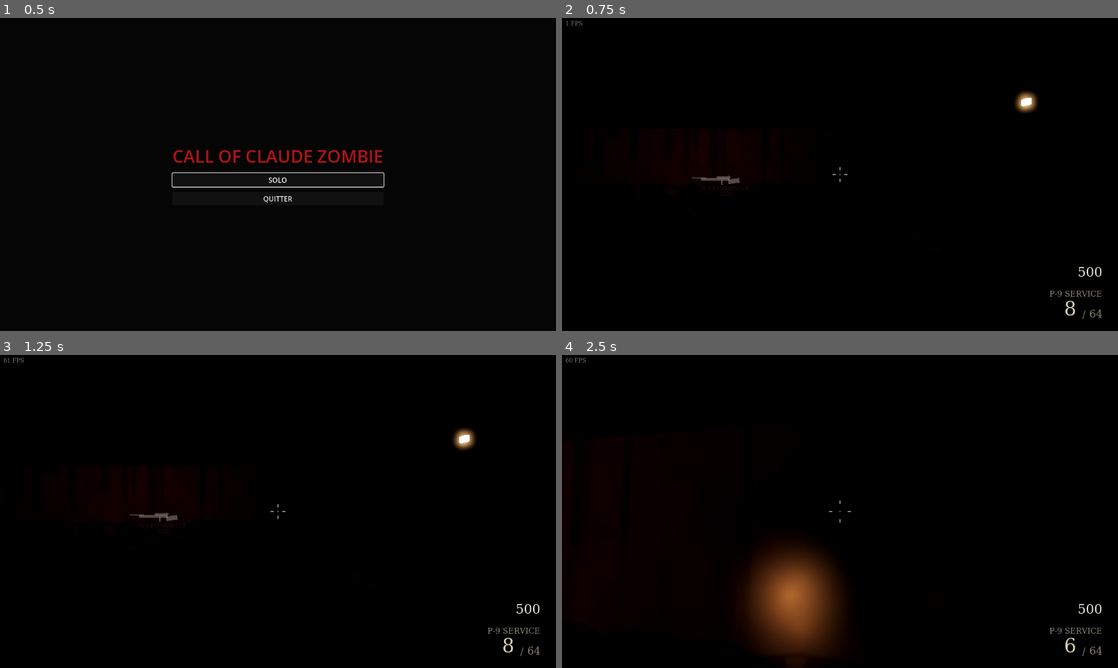
Above: before the commit, frames 1-4 (two rows, left to right).
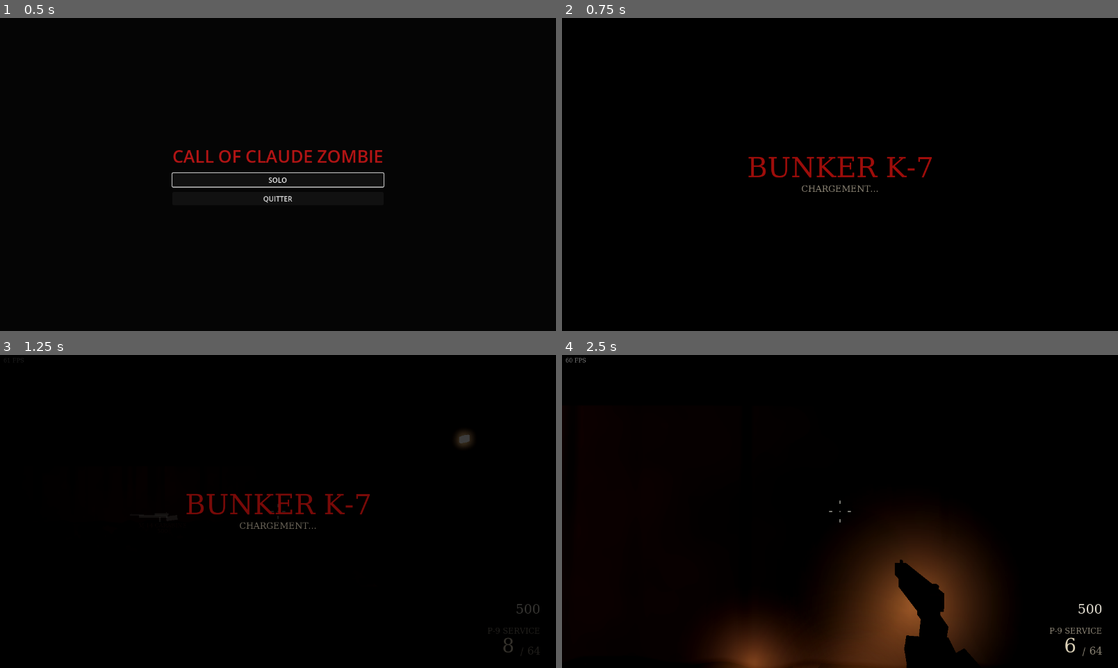
Above: after the commit, the same moments.

Repository: ValentinDelob/Claude-Of-Duty-Zombie
Game: Godot game, scene res://scenes/boot.tscn
Two runs of this game, one before a commit and one after it. Both use one fixed random seed, a clock stepped at 60 frames per second and the inputs below.
Inputs (mouse positions are in pixels of both pictures, inside the frame that each line leads up to):
- Up to frame 1 (0.5 s): no input
- Up to frame 2 (0.75 s): click "SOLO" at 0.5 s
- Up to frame 3 (1.25 s): no input
- Up to frame 4 (2.5 s): move the mouse to (867, 511) at 1.27 s; press the mouse at (867, 511) at 1.28 s; hold W (move_forward) from 1.28 s (still down); tap Space (jump) at 1.52, 2.27 s; move the mouse to (812, 511) at 2.02 s; release the mouse at (812, 511) at 2.03 s; right-click (812, 511) at 2.1 s; click (812, 511) at 2.3 s

Frame 1 is identical in both runs. In frame 2, 1.5% of the frame differs, in the area x 0-98%, y 0-97%; in frame 3, 1.4%; in frame 4, 15%, in the area x 25-78%, y 53-100%.

Commit message:
perf: warm up shaders during loading
- écran de chargement (nom de la carte) pendant la construction de la carte
- Warmup : une caméra temporaire balaie la salle de départ en affichant une
  fois chaque type de matériau (zombie skinné, armes normales et améliorées,
  particules, sang, décalques, joueurs) : plus de chute à 1-2 FPS au début
  de la partie ; pire image après la prise en main : 2-4 ms
- matériau des joueurs partagé
- autotest : ventilation CPU/GPU des images lentes, autotest
  startup_smoothness

Co-Authored-By: Claude Opus 5.5 <noreply@anthropic.com>

Diff:
--- a/scripts/autoload/autotest.gd
+++ b/scripts/autoload/autotest.gd
@@ -13,6 +13,7 @@
 var _frame_ms_max := 0.0
 var _sampling := false
 var _failed := false
+var _t_pre := 0
 
 
 func _ready() -> void:
@@ -23,6 +24,12 @@
 		set_process(false)
 		return
 	active = true
+	RenderingServer.viewport_set_measure_render_time(get_viewport().get_viewport_rid(), true)
+	RenderingServer.frame_pre_draw.connect(func(): _t_pre = Time.get_ticks_usec())
+	RenderingServer.frame_post_draw.connect(func():
+		var d := Time.get_ticks_usec() - _t_pre
+		if d > 15000 and _sampling:
+			print("[prof] rendu de l'image : %.1f ms" % (d / 1000.0)))
 	# Mesure la capacité réelle du GPU, pas la fréquence de l'écran.
 	DisplayServer.window_set_vsync_mode(DisplayServer.VSYNC_DISABLED)
 	process_mode = Node.PROCESS_MODE_ALWAYS
@@ -58,7 +65,8 @@
 func _process(delta: float) -> void:
 	if _sampling:
 		if delta > 0.025:
-			print("[prof] image lente %.1f ms à t=%.2f" % [delta * 1000.0, Time.get_ticks_msec() / 1000.0])
+			var vp := get_viewport().get_viewport_rid()
+			print("[prof] image lente %.1f ms à t=%.2f : process %.1f ms, physique %.1f ms, rendu CPU %.1f ms, GPU %.1f ms, nav %.1f" % [delta * 1000.0, Time.get_ticks_msec() / 1000.0, Performance.get_monitor(Performance.TIME_PROCESS) * 1000.0, Performance.get_monitor(Performance.TIME_PHYSICS_PROCESS) * 1000.0, RenderingServer.viewport_get_measured_render_time_cpu(vp), RenderingServer.viewport_get_measured_render_time_gpu(vp), Performance.get_monitor(Performance.TIME_NAVIGATION_PROCESS) * 1000.0])
 		_fps_samples.append(1.0 / maxf(delta, 0.0001))
 		_frame_ms_max = maxf(_frame_ms_max, delta * 1000.0)
 
--- a/scripts/game/game.gd
+++ b/scripts/game/game.gd
@@ -67,6 +67,12 @@
 		Net.all_loaded.connect(_on_all_loaded)
 		combat.player_fell.connect(_on_player_fell)
 	Audio.play_music("ambience_bunker", -6.0, 3.0)
+	hud.show_loading(map_def.display_name)
+	var spawns: Array = map_data.markers.get(map_def.player_spawn_marker(), [])
+	var warm_at := MapData.cell_to_world(spawns[0]) if not spawns.is_empty() else Vector3(2, 0, 2)
+	var t0 := Time.get_ticks_msec()
+	await Warmup.run(self, warm_at)
+	print("[Game] préchauffage des shaders : %d ms" % (Time.get_ticks_msec() - t0))
 	Net.report_loaded()
 
 
@@ -112,6 +118,7 @@
 		_spawn_player(pid, pos)
 	GameState.set_state(GameState.State.PLAYING)
 	capture_mouse(true)
+	hud.hide_loading()
 	if multiplayer.is_server():
 		session.sync_all()
 		rounds.start_game()
--- a/scripts/game/hud/hud.gd
+++ b/scripts/game/hud/hud.gd
@@ -319,3 +319,45 @@
 func flash_message(text: String) -> void:
 	_flash.text = text
 	_flash_t = 1.8
+
+
+# --------------------------------------------------------------------------
+# Écran de chargement
+# --------------------------------------------------------------------------
+
+var _loading: Control
+
+
+func show_loading(map_name: String) -> void:
+	if _loading:
+		return
+	_loading = Control.new()
+	_loading.set_anchors_preset(Control.PRESET_FULL_RECT)
+	_loading.mouse_filter = Control.MOUSE_FILTER_STOP
+	add_child(_loading)
+	var bg := ColorRect.new()
+	bg.color = Color(0.0, 0.0, 0.0)
+	bg.set_anchors_preset(Control.PRESET_FULL_RECT)
+	_loading.add_child(bg)
+	var box := VBoxContainer.new()
+	box.set_anchors_preset(Control.PRESET_CENTER)
+	box.grow_horizontal = Control.GROW_DIRECTION_BOTH
+	box.grow_vertical = Control.GROW_DIRECTION_BOTH
+	box.alignment = BoxContainer.ALIGNMENT_CENTER
+	_loading.add_child(box)
+	var title := UiStyle.label(map_name, 64, UiStyle.BLOOD, "title")
+	title.horizontal_alignment = HORIZONTAL_ALIGNMENT_CENTER
+	box.add_child(title)
+	var sub := UiStyle.label("CHARGEMENT...", 20, UiStyle.DIM)
+	sub.horizontal_alignment = HORIZONTAL_ALIGNMENT_CENTER
+	box.add_child(sub)
+
+
+func hide_loading() -> void:
+	if _loading == null:
+		return
+	var l := _loading
+	_loading = null
+	var tw := create_tween()
+	tw.tween_property(l, "modulate:a", 0.0, 1.2)
+	tw.tween_callback(l.queue_free)
--- a/scripts/game/player/player.gd
+++ b/scripts/game/player/player.gd
@@ -361,11 +361,21 @@
 # Visuel provisoire (remplacé par le modèle low-poly plus tard)
 # --------------------------------------------------------------------------
 
+static var _placeholder_mat: StandardMaterial3D
+
+
+## Matériau partagé (créé une seule fois, préchauffé pendant le chargement).
+static func placeholder_material() -> StandardMaterial3D:
+	if _placeholder_mat == null:
+		_placeholder_mat = StandardMaterial3D.new()
+		_placeholder_mat.albedo_color = Color(0.25, 0.28, 0.2)
+	return _placeholder_mat
+
+
 func _build_placeholder_body() -> Node3D:
 	var root := Node3D.new()
 	root.name = "Visual"
-	var mat := StandardMaterial3D.new()
-	mat.albedo_color = Color(0.25, 0.28, 0.2)
+	var mat := placeholder_material()
 	var torso := MeshInstance3D.new()
 	var cap := CapsuleMesh.new()
 	cap.radius = RADIUS
--- /dev/null
+++ b/scripts/game/warmup.gd
@@ -0,0 +1,66 @@
+class_name Warmup
+extends Node3D
+## Préchauffage des shaders pendant l'écran de chargement.
+##
+## Affiche une fois chaque type de matériau (zombie, armes normales et
+## améliorées, particules, décalques, sang...) devant une caméra temporaire
+## qui balaie la salle de départ : les pipelines sont compilés AVANT que le
+## joueur ne prenne la main, sans saccade en début de partie.
+
+const FRAMES := 24
+
+var _cam: Camera3D
+
+
+static func run(game: Game, at: Vector3) -> void:
+	var w := Warmup.new()
+	w.name = "Warmup"
+	game.world.add_child(w)
+	w.global_position = at
+	await w._run(game)
+	w.queue_free()
+
+
+func _run(game: Game) -> void:
+	_cam = Camera3D.new()
+	_cam.position = Vector3(0, 1.6, 0)
+	_cam.far = 60.0
+	add_child(_cam)
+	_cam.make_current()
+	var stage := Node3D.new()
+	stage.position = Vector3(0, 1.2, -2.0)
+	_cam.add_child(stage)
+	# Zombie (matériau personnage, skinning, émission des yeux, dissolution).
+	var z := ZombieModel.build(12345)
+	z.position = Vector3(-0.8, -1.2, -1.0)
+	stage.add_child(z)
+	(z.get_node("Mesh") as MeshInstance3D).set_instance_shader_parameter("dissolve", 0.3)
+	# Armes (vue FPS et monde, normales et améliorées).
+	var x := -1.0
+	for id in WeaponDB.WEAPONS:
+		var model: String = WeaponDB.WEAPONS[id].model
+		for pap in [false, true]:
+			var m := WeaponModels.build(model, true, pap)
+			m.position = Vector3(x, 0.2 if pap else -0.2, 0)
+			stage.add_child(m)
+		var mw := WeaponModels.build(model, false)
+		mw.position = Vector3(x, 0.5, 0)
+		stage.add_child(mw)
+		x += 0.3
+	# Matériaux créés à l'apparition des joueurs.
+	var body := MeshInstance3D.new()
+	body.mesh = CapsuleMesh.new()
+	body.material_override = Player.placeholder_material()
+	body.position = Vector3(1.0, -0.5, 0)
+	stage.add_child(body)
+	# Effets.
+	var fx := game.fx_root
+	var p := stage.global_position
+	fx.impact(p, Vector3.BACK, false)
+	fx.blood_hit(p, Vector3.FORWARD, 1.0)
+	fx.dirt_burst(p + Vector3.DOWN * 1.2)
+	fx.tracer(p + Vector3.LEFT, p + Vector3.RIGHT)
+	fx.muzzle_flash(p)
+	for i in FRAMES:
+		rotation.y = TAU * float(i) / FRAMES
+		await get_tree().process_frame
--- /dev/null
+++ b/tests/autotest/startup_smoothness.gd
@@ -0,0 +1,26 @@
+extends AutotestScenario
+## Début de partie fluide : aucune saccade due à la compilation des shaders
+## une fois la main donnée au joueur (préchauffage pendant le chargement).
+
+func run() -> void:
+	await until(func(): return tree().current_scene != null and tree().current_scene.name == "MainMenu", 5.0, "menu")
+	Router.start_solo("bunker_k7")
+	await until(func(): return Game.instance != null and Game.instance.local_player != null, 15.0, "joueur en jeu")
+	var p := Game.instance.local_player
+	p.bot_controlled = true
+	# L'image de transition (fin du chargement -> apparition) est masquée par
+	# l'écran de chargement qui s'estompe : on mesure juste après.
+	await seconds(0.3)
+	at.begin_perf()
+	# On regarde partout pendant 2 s, on tire, un zombie apparaît.
+	Game.instance.zombies.spawn(p.global_position + Vector3(0, 0, -6), 0, 150)
+	for i in 40:
+		p.input.look = Vector2(35, 0)
+		p.input.fire = i % 6 == 0
+		await seconds(0.05)
+	at.end_perf("début de partie")
+	var worst: float = at._frame_ms_max
+	if OS.get_environment("AUTOTEST_PARALLEL") == "1":
+		print("[autotest] (parallèle) pire image au démarrage : %.1f ms" % worst)
+	else:
+		at.check(worst < 40.0, "pire image au démarrage %.1f ms (< 40)" % worst)
Not shown, added: scripts/game/warmup.gd.uid
Not shown, added: tests/autotest/startup_smoothness.gd.uid
